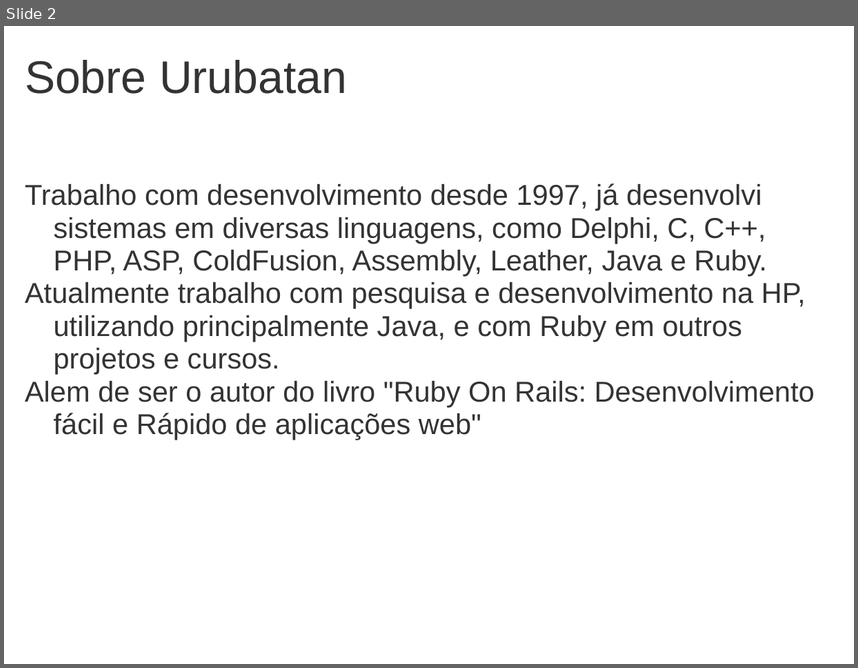
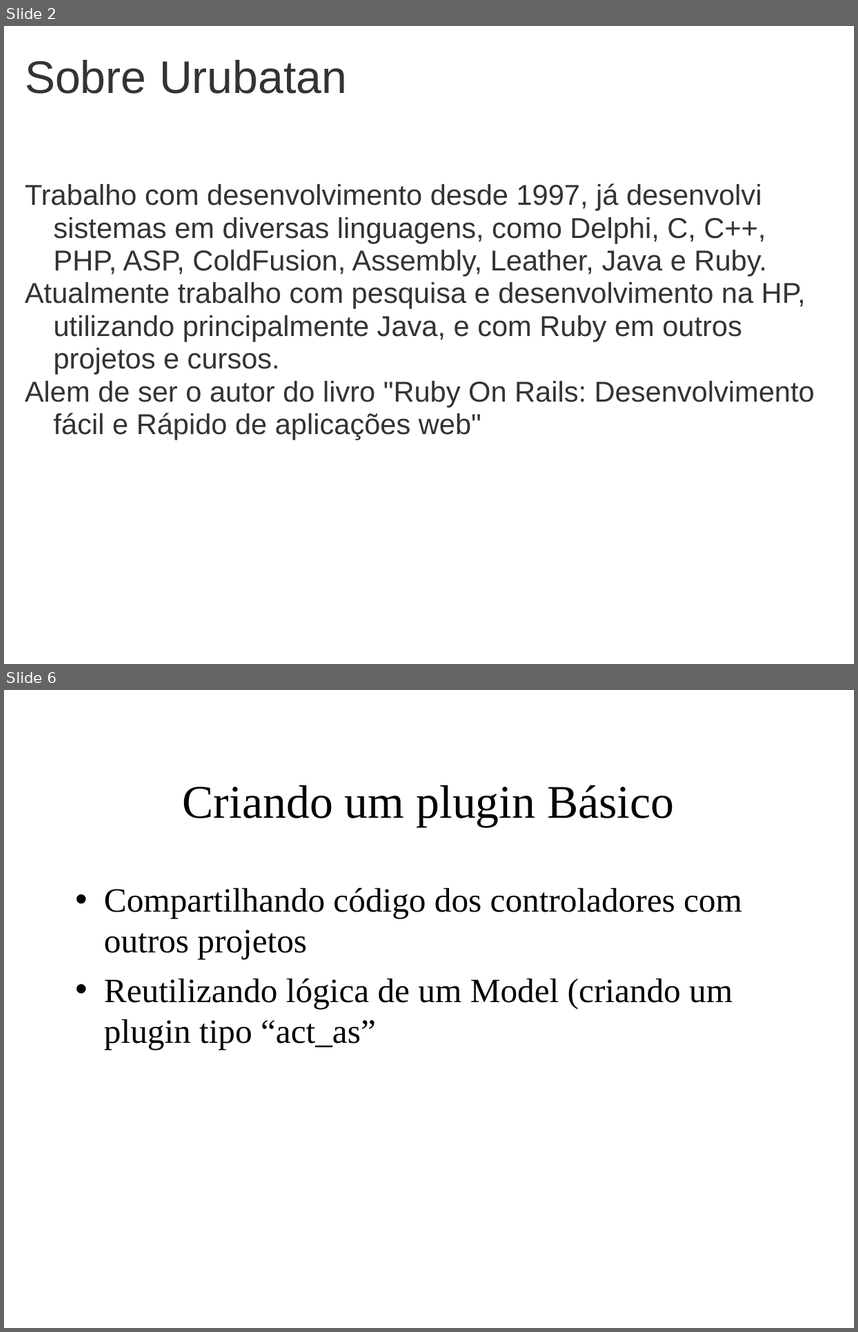
Before and after one commit to urubatan/rsonrails_reutilizacao, a slide deck: Reuso de Código com Rails.ppt. Shown one above the other, each under a label of ours: slide 2 before the commit, slides 2 and 6 after it; the slides between them are not shown. The pictures are 858x668 and 858x1332 pixels, drawn with LibreOffice and Linux fonts; fonts in the diff are those of the drawing; background and template pictures are left out. Boxes give left, top, right and bottom in pixels: in the first picture for what was removed or moved away, otherwise in the second. Text is boxed around its words. In the diff, an @@ line names an element or a change of style, - is before the commit and + after.

```diff
--- a/Reuso de Código com Rails.ppt
+++ b/Reuso de Código com Rails.ppt
@@ slide 6 added at <box>4,690,854,1328</box>, background picture (left out) @@
@@ title added at <box>183,785,674,827</box>, 44 pt, text #000000 @@
+Criando um plugin Básico
@@ text added at <box>104,887,742,1049</box>, 32 pt, text #000000 @@
+• Compartilhando código dos controladores com outros projetos
+• Reutilizando lógica de um Model (criando um plugin tipo “act_as”
```
Also in this commit, not shown: 2 slides changed, 4 other slides added, 6 other files.
